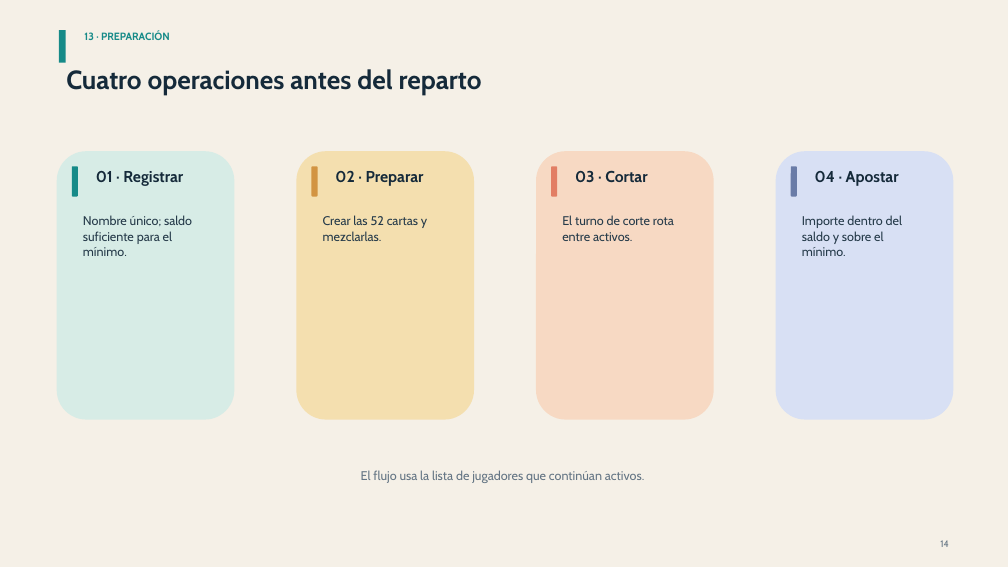
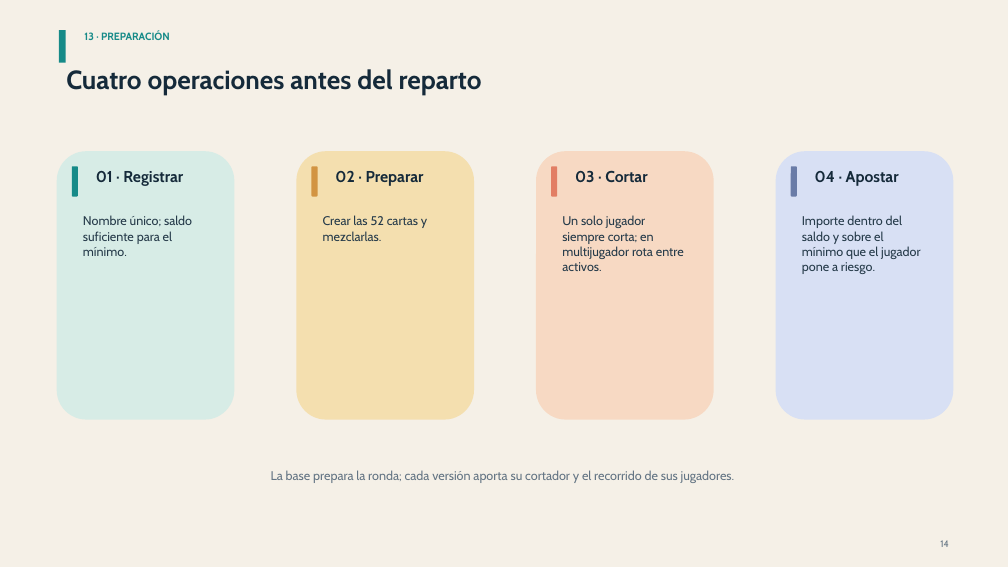
Before and after one commit to Sebastian1247/Juego_Baraja, a slide deck: slide 14 of docs/Presentacion_Blackjack_Diseno.pptx. Drawn at 1008x567 pixels with LibreOffice and Linux fonts; fonts in the diff are those of the drawing. Boxes give left, top, right and bottom in pixels: in the first picture for what was removed or moved away, otherwise in the second. Text is boxed around its words. In the diff, an @@ line names an element or a change of style, - is before the commit and + after.

Commit message:
La presentación refleja la abstracción Blackjack para versionamiento de 1 o varios jugadores

```diff
--- a/docs/Presentacion_Blackjack_Diseno.pptx
+++ b/docs/Presentacion_Blackjack_Diseno.pptx
@@ text at (x1=562, y1=215, x2=684, y2=271): text changed @@
-El turno de corte rota entre activos.
+Un solo jugador siempre corta; en multijugador rota entre activos.
@@ text at (x1=802, y1=215, x2=921, y2=274): text changed @@
-Importe dentro del saldo y sobre el mínimo.
+Importe dentro del saldo y sobre el mínimo que el jugador pone a riesgo.
@@ text at (x1=271, y1=470, x2=735, y2=483): text changed @@
-El flujo usa la lista de jugadores que continúan activos.
+La base prepara la ronda; cada versión aporta su cortador y el recorrido de sus jugadores.
```
Also in this commit, not shown: 7 other slides changed.
